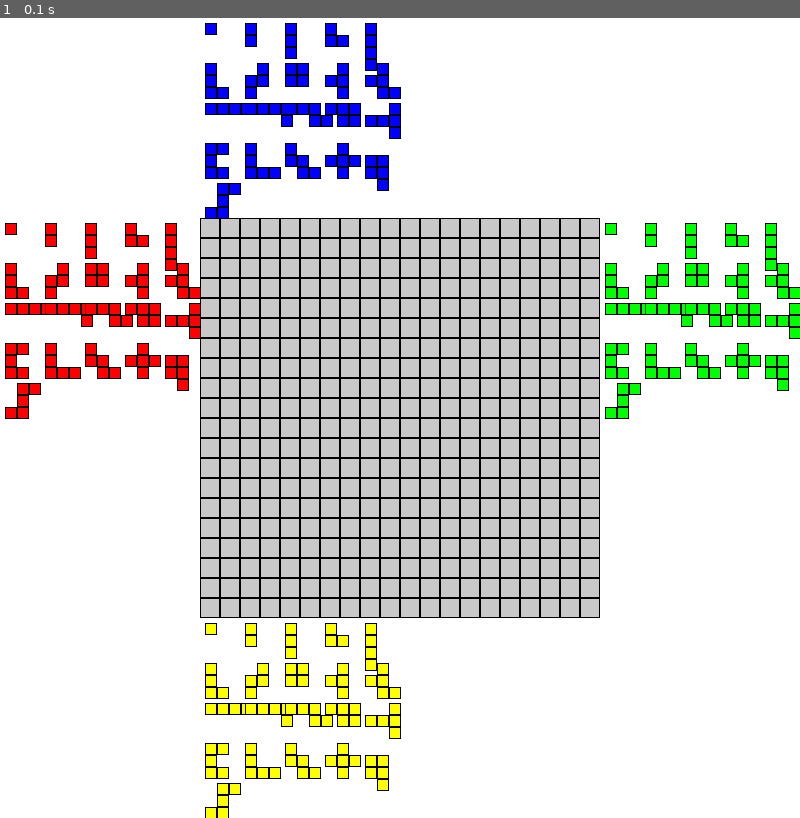
Above: before the commit, frame 1.
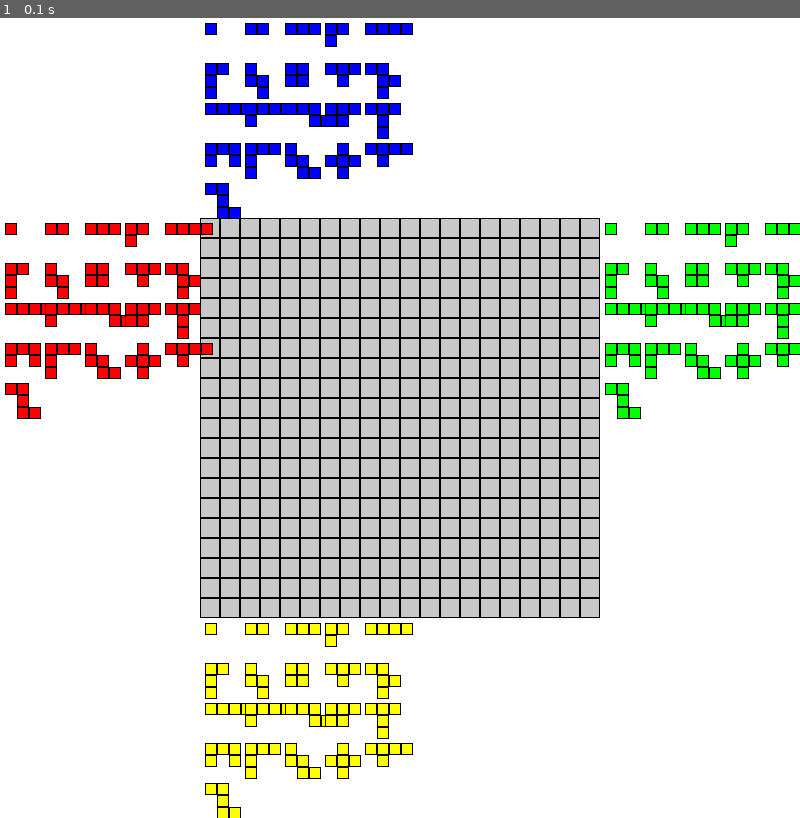
Above: after the commit, the same moment.

Repository: lhalcomb/Blokus
Game: pygame game, started from BlokusPyGame/src/main.py
The game is run twice, just before and just after one commit, with the same random seed, the same clock (stepped at 60 frames per second) and the same inputs.
Inputs:
- Up to frame 1 (0.1 s): no input

The runs differ from the first frame. In frame 1, 5.0% of the frame differs, in the area x 0-100%, y 0-100%.

Commit message:
Redefine piece shapes

Diff:
--- a/BlokusPyGame/src/piece.py
+++ b/BlokusPyGame/src/piece.py
@@ -1,27 +1,27 @@
 from color import Color
 
 PIECES = {
-    'I1': [(0, 0)],  # Single square
-    'I2': [(0, 0), (0, 1)],  # Domino
-    'I3': [(0, 0), (0, 1), (0, 2)],  # I - 3
-    'L3': [(0, 0), (0, 1), (1, 1)],  # L-shape 3
-    'I4': [(0, 0), (0, 1), (0, 2), (0, 3)],  # Straight 4
-    'L4': [(0, 0), (0, 1), (0, 2), (1, 2)],  # L-shape 4
-    'N4': [(1, 0), (1, 1), (0, 1), (0, 2)],  # N-Shape 4
-    'O4': [(0, 0), (0, 1), (1, 0), (1, 1)],  # O-Shape 4
-    'T4': [(1, 0), (0, 1), (1, 1), (1, 2)],  # T-Shape 4
-    'F5': [(1, 0), (0, 1), (1, 1), (1, 2), (2, 2)],  # F-Shape 5
-    'I5': [(0, 0), (1, 0), (2, 0), (3, 0), (4, 0)],  # I-shaped 5
-    'L5': [(0, 0), (1, 0), (2, 0), (3, 0), (3, 1)],  # L-Shaped 5
-    'N5': [(0, 0), (1, 0), (2, 0), (2, 1), (3, 1)],  # N-Shaped 5
-    'P5': [(0, 0), (1, 0), (2, 0), (1, 1), (2, 1)],  # P-Shaped 5
-    'T5': [(0, 1), (1, 1), (2, 1), (2, 0), (2, 2)],  # T-Shaped 5
-    'U5': [(0, 0), (1, 0), (0, 1), (0, 2), (1, 2)],  # U-Shape 5
-    'V5': [(0, 0), (0, 1), (0, 2), (1, 2), (2, 2)],  # V-Shape 5
-    'W5': [(0, 0), (0, 1), (1, 1), (1, 2), (2, 2)],  # W-Shape 5
-    'X5': [(0, 1), (1, 0), (1, 1), (1, 2), (2, 1)],  # X-Shape 5
-    'Y5': [(0, 1), (1, 1), (1, 2), (1, 3), (0, 2)],  # Y-Shape 5
-    'Z5': [(2, 0), (1, 0), (1, 1), (1, 2), (0, 2)],  # Z-shape 5
+    'I1': [(0, 0)],
+    'I2': [(0, 0), (1, 0)],
+    'I3': [(0, 0), (1, 0), (2, 0)],
+    'L3': [(0, 0), (1, 0), (0, 1)],
+    'I4': [(0, 0), (1, 0), (2, 0), (3, 0)],
+    'L4': [(0, 0), (1, 0), (0, 1), (0, 2)],
+    'N4': [(0, 0), (0, 1), (1, 1), (1, 2)],
+    'O4': [(0, 0), (1, 0), (0, 1), (1, 1)],
+    'T4': [(0, 0), (1, 0), (2, 0), (1, 1)],
+    'F5': [(0, 0), (1, 0), (1, 1), (2, 1), (1, 2)],
+    'I5': [(0, 0), (1, 0), (2, 0), (3, 0), (4, 0)],
+    'L5': [(0, 0), (1, 0), (2, 0), (3, 0), (0, 1)],
+    'N5': [(0, 0), (1, 0), (2, 0), (2, 1), (3, 1)],
+    'P5': [(0, 0), (1, 0), (2, 0), (0, 1), (1, 1)],
+    'T5': [(0, 0), (1, 0), (2, 0), (1, 1), (1, 2)],
+    'U5': [(0, 0), (1, 0), (2, 0), (0, 1), (2, 1)],
+    'V5': [(0, 0), (1, 0), (2, 0), (0, 1), (0, 2)],
+    'W5': [(0, 0), (0, 1), (1, 1), (1, 2), (2, 2)],
+    'X5': [(1, 0), (0, 1), (1, 1), (2, 1), (1, 2)],
+    'Y5': [(0, 0), (1, 0), (2, 0), (3, 0), (1, 1)],
+    'Z5': [(0, 0), (1, 0), (1, 1), (1, 2), (2, 2)],
 }
 
 
